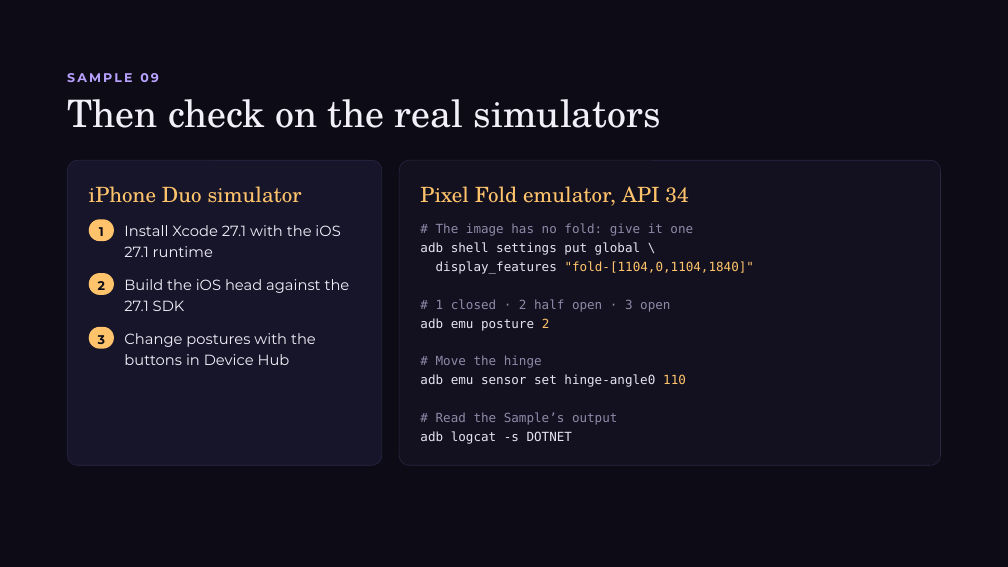
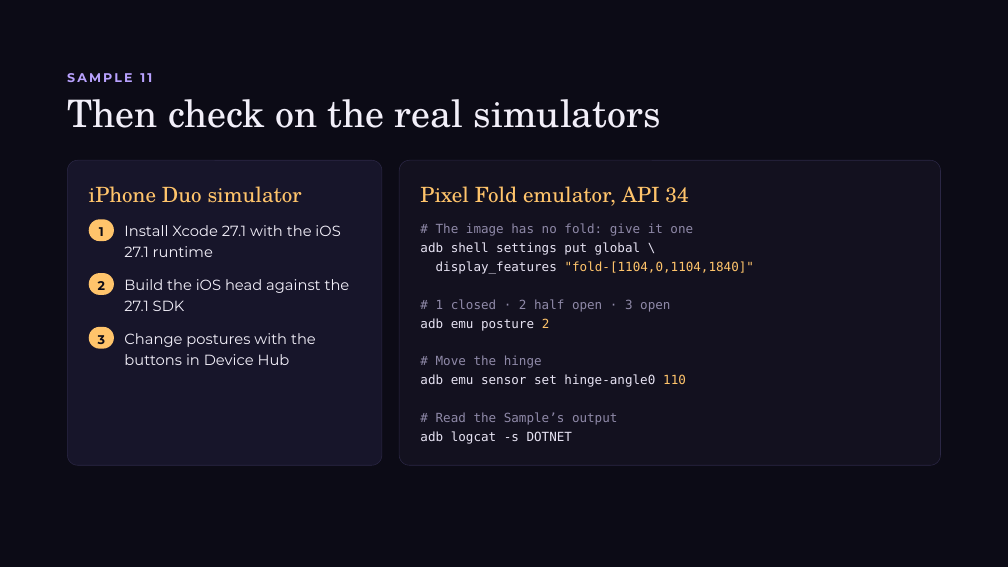
Before and after one commit to jsuarezruiz/dotnetconf2026-avalonia-foldables, a slide deck: slide 22 of Unfold Your UI Foldable Apps with .NET and Avalonia.pptx (slide 20 before the commit). Drawn at 1008x567 pixels with LibreOffice and Linux fonts; fonts in the diff are those of the drawing. Boxes give left, top, right and bottom in pixels: in the first picture for what was removed or moved away, otherwise in the second. Text is boxed around its words. In the diff, an @@ line names an element or a change of style, - is before the commit and + after.

```diff
--- a/Unfold Your UI Foldable Apps with .NET and Avalonia.pptx
+++ b/Unfold Your UI Foldable Apps with .NET and Avalonia.pptx
@@ text at <box>67,73,152,82</box>: text changed @@
-SAMPLE 09
+SAMPLE 11
```
Also in this commit, not shown: 5 other slides changed, 2 slides added.
